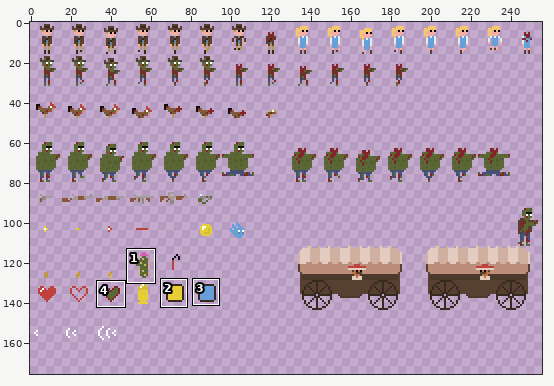
Sprite sheet, stored at res/texture/sprites.png. The picture above shows the old version from afar; the outline marks the close-up.
Close-up. Before the edit:
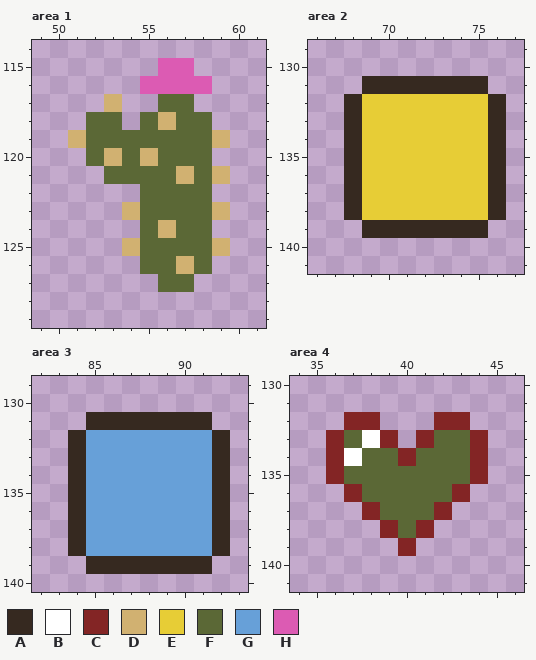
The file is 256x256 pixels. Shown: area 1: x 49..61, y 114..129; area 2: x 66..77, y 129..141; area 3: x 82..93, y 129..140; area 4: x 34..46, y 130..141. The wide view leaves out empty margins. The commit also changed other parts of the picture, which this record leaves out.
Palette (. is transparent): A #362920  B #ffffff  C #832525  D #d1b171  E #e7cd36  F #5b6836  G #67a0d8  H #dc5bb3
Pixels before, area 1, first column x 51:
115 .....HH..
116 ....HHHH.
117 ..D..FF..
118 .FF.FDFF.
119 DFFFFFFFD
120 .FDFDFFF.
121 ..FFFFDFD
122 ....FFFF.
123 ...DFFFFD
124 ....FDFF.
125 ...DFFFFD
126 ....FFDF.
127 .....FF..
Pixels before, area 2, first column x 68:
131 .AAAAAAA.
132 AEEEEEEEA
133 AEEEEEEEA
134 AEEEEEEEA
135 AEEEEEEEA
136 AEEEEEEEA
137 AEEEEEEEA
138 AEEEEEEEA
139 .AAAAAAA.
Pixels before, area 3, first column x 84:
131 .AAAAAAA.
132 AGGGGGGGA
133 AGGGGGGGA
134 AGGGGGGGA
135 AGGGGGGGA
136 AGGGGGGGA
137 AGGGGGGGA
138 AGGGGGGGA
139 .AAAAAAA.
Pixels before, area 4, first column x 36:
132 .CC...CC.
133 CFBC.CFFC
134 CBFFCFFFC
135 CFFFFFFFC
136 .CFFFFFC.
137 ..CFFFC..
138 ...CFC...
139 ....C....
The same view after the edit:
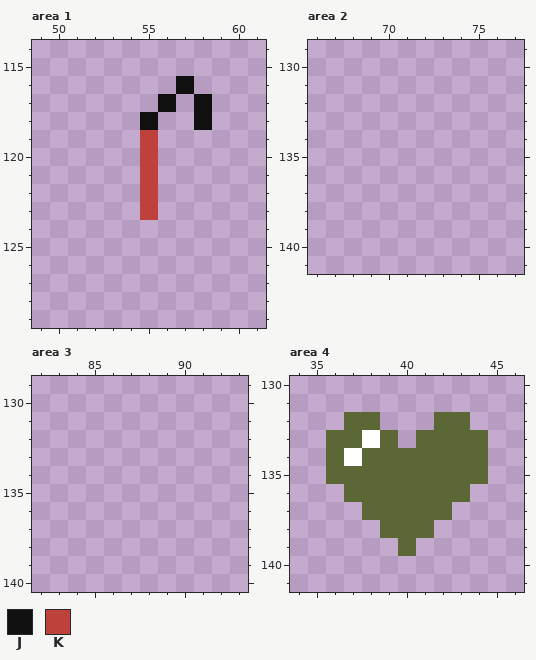
Colours new in this view: J #101010  K #be413b
What changed:
Changed rows in their new state; - is an unchanged pixel.
Area 1:
first column x 51:
115 -----..--
116 ----..J.-
117 --.--J.J-
118 -..-J..J-
119 ....K....
120 -...K...-
121 --..K....
122 ----K...-
123 ---.K....
124 ----....-
125 ---......
126 ----....-
127 -----..--
Area 2:
first column x 68:
131 -.......-
132 .........
133 .........
134 .........
135 .........
136 .........
137 .........
138 .........
139 -.......-
Area 3:
first column x 84:
131 -.......-
132 .........
133 .........
134 .........
135 .........
136 .........
137 .........
138 .........
139 -.......-
Area 4:
first column x 36:
132 -FF---FF-
133 F--F-F--F
134 F---F---F
135 F-------F
136 -F-----F-
137 --F---F--
138 ---F-F---
139 ----F----
